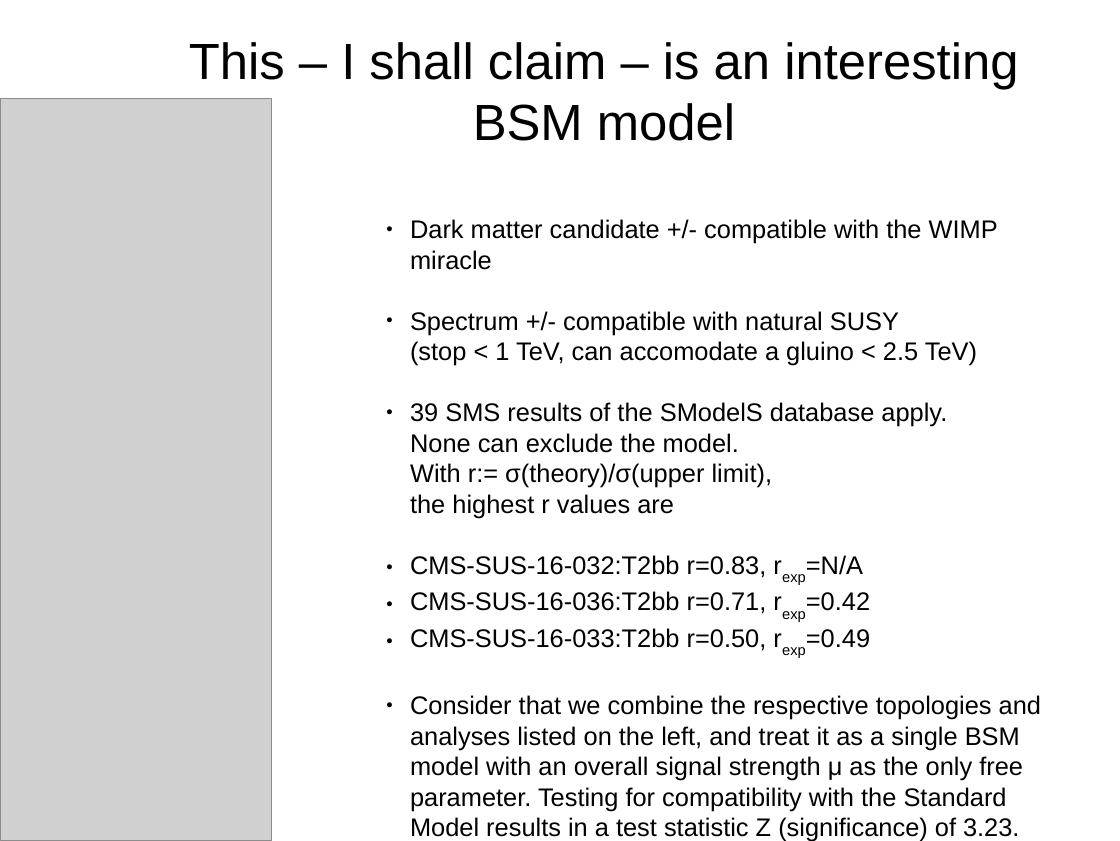
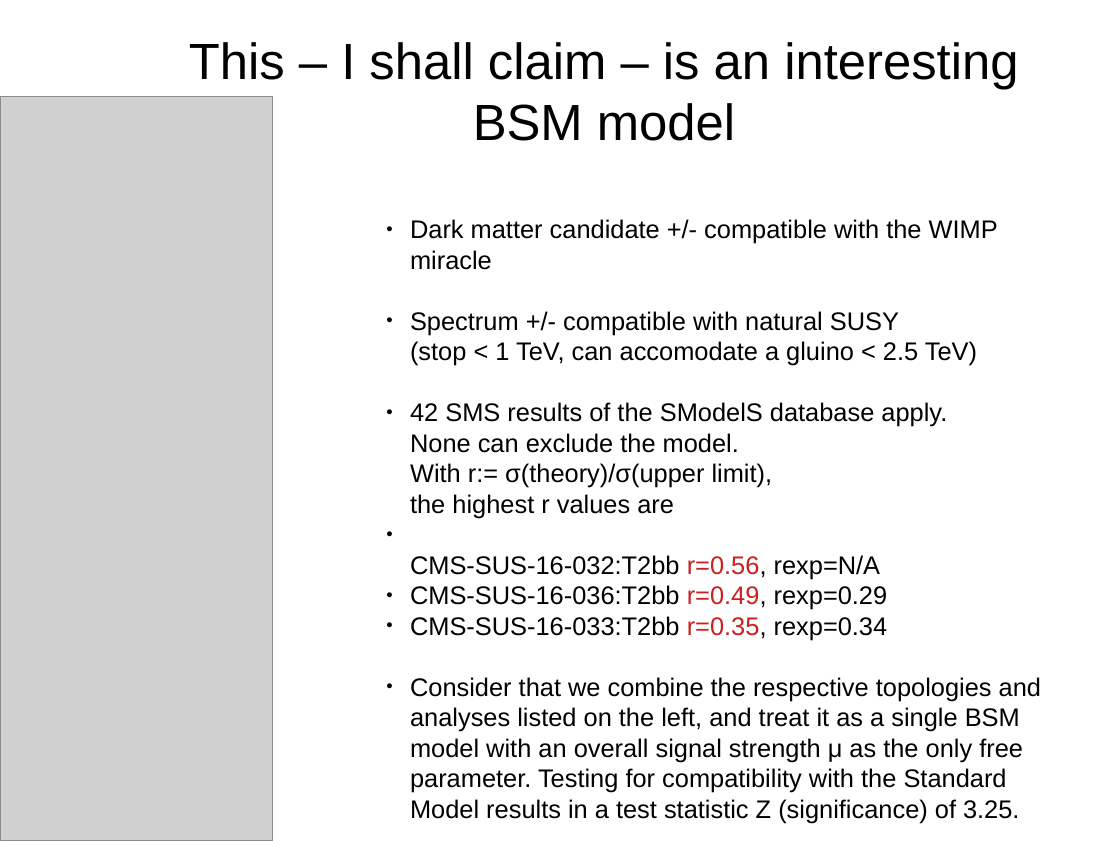
Before and after one commit to SModelS/smodels-utils, a slide deck: slide 6 of combinations/amb.odp. Drawn at 1120x841 pixels with LibreOffice and Linux fonts; fonts in the diff are those of the drawing; grey boxes stand for pictures. Boxes give left, top, right and bottom in pixels: in the first picture for what was removed or moved away, otherwise in the second. Text is boxed around its words. In the diff, an @@ line names an element or a change of style, - is before the commit and + after.

Commit message:
updated talk

```diff
--- a/combinations/amb.odp
+++ b/combinations/amb.odp
@@ text at box(410, 402, 1041, 823): text changed @@
-● 39 SMS results of the SModelS database apply.
-  None can exclude the model.
-  With r:= σ(theory)/σ(upper limit),
-  the highest r values are
-● CMS-SUS-16-032:T2bb r=0.83, rexp=N/A
-● CMS-SUS-16-036:T2bb r=0.71, rexp=0.42
-● CMS-SUS-16-033:T2bb r=0.50, rexp=0.49
-● Consider that we combine the respective topologies and analyses listed on the left, and treat it as a single BSM model with an overall signal strength μ as the only free parameter. Testing for compatibility with the Standard Model results in a test statistic Z (significance) of 3.23.
+● 42 SMS results of the SModelS database apply.
+  None can exclude the model.
+  With r:= σ(theory)/σ(upper limit),
+  the highest r values are
+● CMS-SUS-16-032:T2bb r=0.56, rexp=N/A
+● CMS-SUS-16-036:T2bb r=0.49, rexp=0.29
+● CMS-SUS-16-033:T2bb r=0.35, rexp=0.34
+● Consider that we combine the respective topologies and analyses listed on the left, and treat it as a single BSM model with an overall signal strength μ as the only free parameter. Testing for compatibility with the Standard Model results in a test statistic Z (significance) of 3.25.
```
Also in this commit, not shown: 4 other slides changed, 1 slide added.
